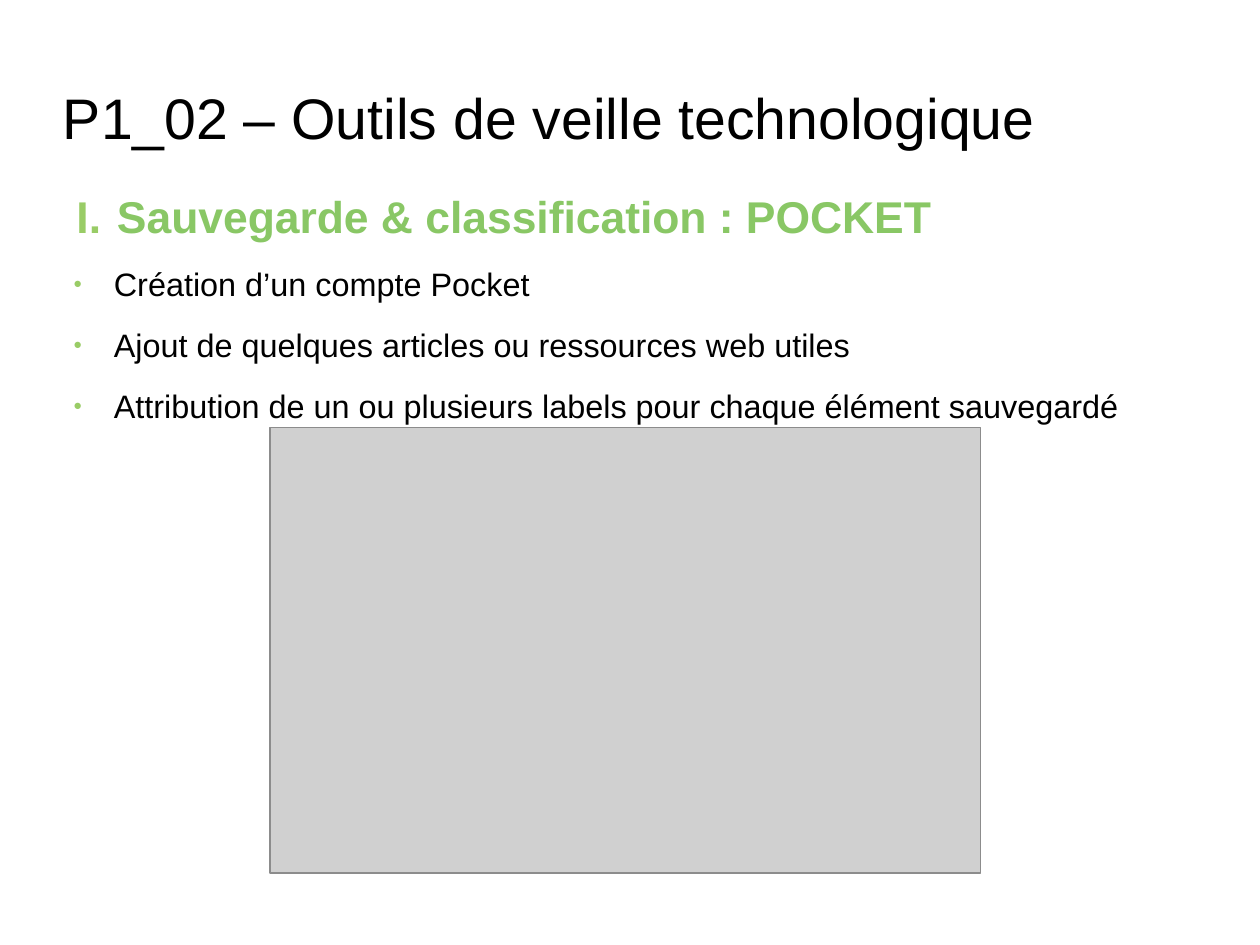
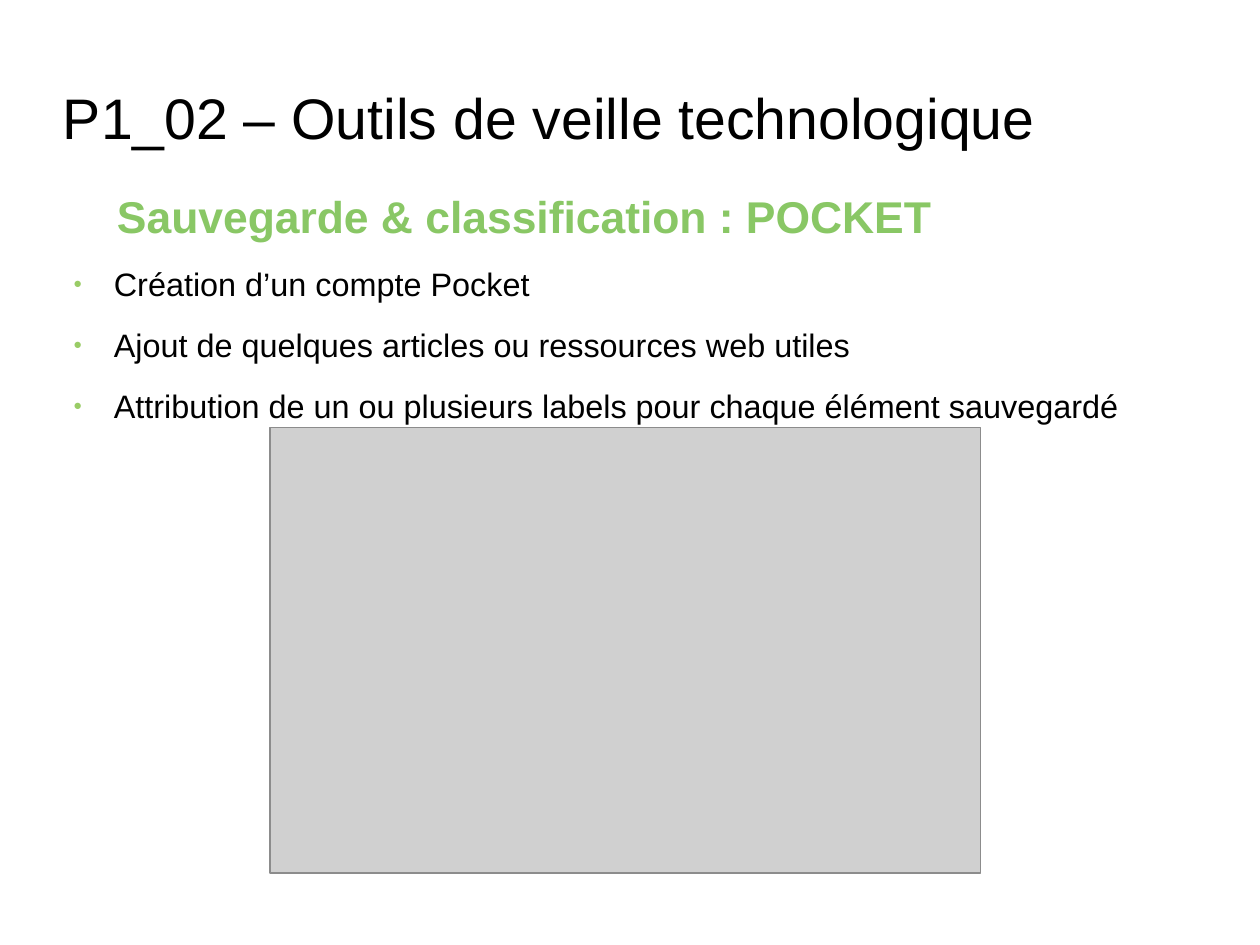
Before and after one commit to RomainSire/OC-P1-Quotidien-Dev-Web, a slide deck: slide 13 of P1_00_Présentation.odp (slide 12 before the commit). Drawn at 1260x945 pixels with LibreOffice and Linux fonts; fonts in the diff are those of the drawing; grey boxes stand for pictures; background and template pictures are left out. Boxes give left, top, right and bottom in pixels: in the first picture for what was removed or moved away, otherwise in the second. Text is boxed around its words. In the diff, an @@ line names an element or a change of style, - is before the commit and + after.

```diff
--- a/P1_00_Présentation.odp
+++ b/P1_00_Présentation.odp
@@ text "Sauvegarde & classification : POCKET" at bbox=[117, 201, 931, 242]: bullet I. to none @@
```
Also in this commit, not shown: 8 other slides changed, 1 slide added.
